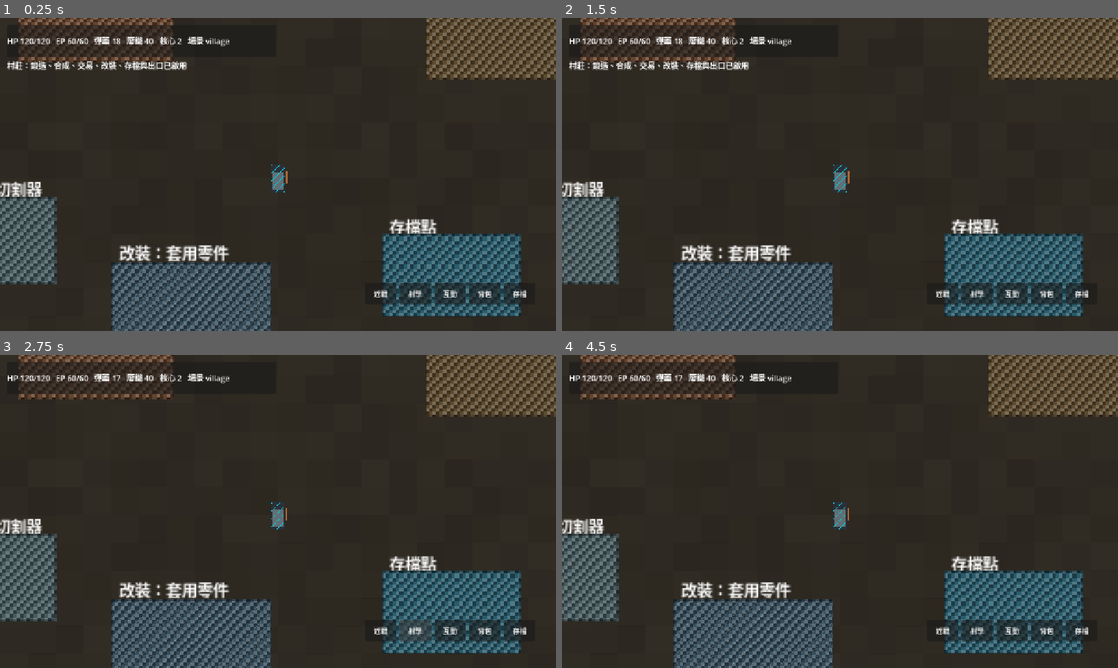
Above: before the commit, frames 1-4 (two rows, left to right).
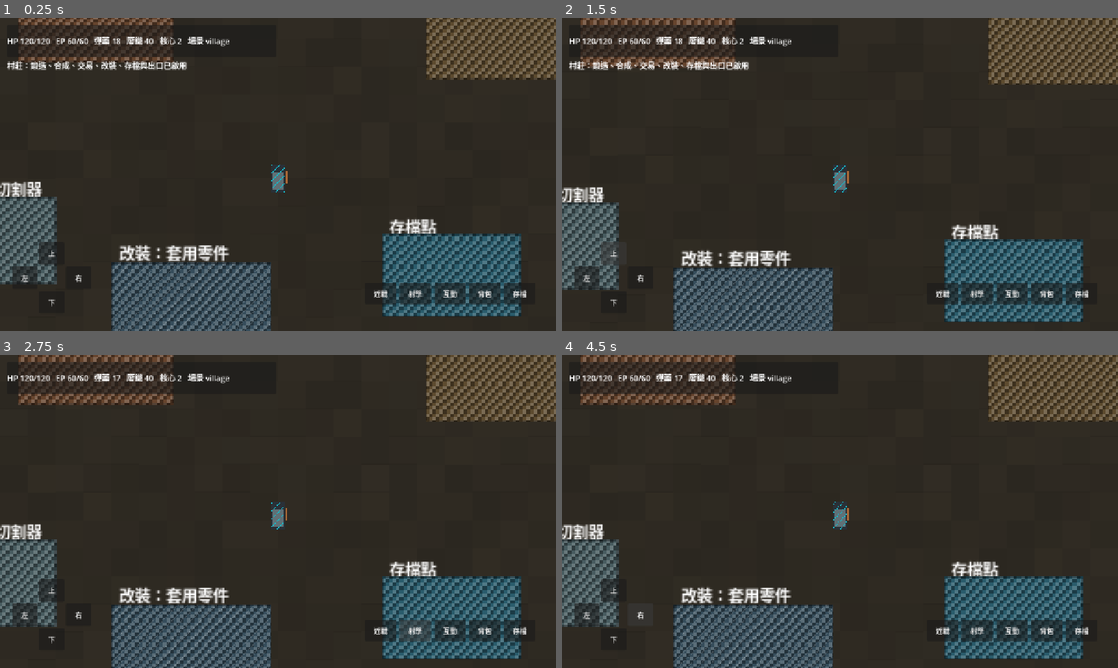
Above: after the commit, the same moments.

Repository: c112151127-ctrl/backmusuc
Game: Godot game, scene res://scenes/main/Main.tscn
Same seed, same stepped clock (60 frames per second), same inputs: the game is played once before the commit and once after it.
Inputs (mouse positions are in pixels of both pictures, inside the frame that each line leads up to):
- Up to frame 1 (0.25 s): no input
- Up to frame 2 (1.5 s): click "近戰" at 0.5 s; click (612, 252) at 1.25 s, where only the run after the commit has a clickable "上"
- Up to frame 3 (2.75 s): click "射擊" at 2 s
- Up to frame 4 (4.5 s): click (584, 614) at 2.75 s, where only the run after the commit has a clickable "左"; click "互動" at 3.5 s; click (639, 614) at 4.25 s, where only the run after the commit has a clickable "右"

The runs differ from the first frame. In frame 1, 0.3% of the frame differs, in the area x 2-15%, y 71-93%; in frame 2, 23%; in frame 3, 23%; in frame 4, 23%, in the area x 0-100%, y 0-100%.

Commit message:
Add touch movement controls

Diff:
--- a/scenes/ui/HUD.gd
+++ b/scenes/ui/HUD.gd
@@ -21,6 +21,7 @@
 
 func _build_hud() -> void:
 	var root := Control.new()
+	root.name = "HudRoot"
 	root.set_anchors_preset(Control.PRESET_FULL_RECT)
 	add_child(root)
 
@@ -53,7 +54,30 @@
 	inventory_list = VBoxContainer.new()
 	inventory_panel.add_child(inventory_list)
 
+	_add_touch_dpad(root)
+	_add_action_buttons(root)
+
+func _add_touch_dpad(root: Control) -> void:
+	var dpad := GridContainer.new()
+	dpad.name = "TouchMoveDPad"
+	dpad.columns = 3
+	dpad.position = Vector2(28, 516)
+	dpad.add_theme_constant_override("h_separation", 4)
+	dpad.add_theme_constant_override("v_separation", 4)
+	root.add_child(dpad)
+	_add_dpad_spacer(dpad)
+	_add_hold_button(dpad, "上", "move_up")
+	_add_dpad_spacer(dpad)
+	_add_hold_button(dpad, "左", "move_left")
+	_add_dpad_spacer(dpad)
+	_add_hold_button(dpad, "右", "move_right")
+	_add_dpad_spacer(dpad)
+	_add_hold_button(dpad, "下", "move_down")
+	_add_dpad_spacer(dpad)
+
+func _add_action_buttons(root: Control) -> void:
 	var touch_box := HBoxContainer.new()
+	touch_box.name = "TouchActionButtons"
 	touch_box.position = Vector2(840, 610)
 	touch_box.add_theme_constant_override("separation", 8)
 	root.add_child(touch_box)
@@ -63,16 +87,41 @@
 	_add_touch_button(touch_box, "背包", "open_inventory")
 	_add_touch_button(touch_box, "存檔", "save_game")
 
+func _add_dpad_spacer(parent: Control) -> void:
+	var spacer := Control.new()
+	spacer.custom_minimum_size = Vector2(58, 52)
+	parent.add_child(spacer)
+
+func _add_hold_button(parent: Control, label: String, action: String) -> void:
+	var button := Button.new()
+	button.text = label
+	button.custom_minimum_size = Vector2(58, 52)
+	button.add_to_group("touch_control")
+	button.add_to_group("touch_move_control")
+	button.set_meta("input_action", action)
+	button.button_down.connect(_hold_action.bind(action))
+	button.button_up.connect(_release_action.bind(action))
+	parent.add_child(button)
+
 func _add_touch_button(parent: Control, label: String, action: String) -> void:
 	var button := Button.new()
 	button.text = label
 	button.custom_minimum_size = Vector2(72, 48)
+	button.add_to_group("touch_control")
+	button.add_to_group("touch_action_control")
+	button.set_meta("input_action", action)
 	button.pressed.connect(_pulse_action.bind(action))
 	parent.add_child(button)
 
 func _pulse_action(action: String) -> void:
 	Input.action_press(action)
 	await get_tree().create_timer(0.08).timeout
+	Input.action_release(action)
+
+func _hold_action(action: String) -> void:
+	Input.action_press(action)
+
+func _release_action(action: String) -> void:
 	Input.action_release(action)
 
 func _refresh() -> void:
--- a/scripts/tests/VerticalSliceVerifier.gd
+++ b/scripts/tests/VerticalSliceVerifier.gd
@@ -29,6 +29,7 @@
 	_check_save_roundtrip()
 	_check_equipment_loop()
 	await _check_playable_core_loop()
+	await _check_touch_controls()
 	await _check_player_animation_contract()
 	await _check_projectile_pool_limit()
 	_finish()
@@ -142,6 +143,37 @@
 	instance.queue_free()
 	await get_tree().process_frame
 
+func _check_touch_controls() -> void:
+	GameState.reset_new_run(false)
+	var instance := VILLAGE_SCENE.instantiate()
+	add_child(instance)
+	await get_tree().process_frame
+	var required_actions: Array[String] = [
+		"move_up",
+		"move_down",
+		"move_left",
+		"move_right",
+		"attack_melee",
+		"attack_ranged",
+		"interact",
+		"open_inventory",
+		"save_game"
+	]
+	for action_name in required_actions:
+		_expect(InputMap.has_action(action_name), "input action exists: " + action_name)
+	var move_buttons := get_tree().get_nodes_in_group("touch_move_control")
+	var action_buttons := get_tree().get_nodes_in_group("touch_action_control")
+	_expect(move_buttons.size() >= 4, "touch controls include 4 movement buttons")
+	_expect(action_buttons.size() >= 5, "touch controls include 5 action buttons")
+	var seen_actions: Dictionary = {}
+	for button in move_buttons + action_buttons:
+		if button.has_meta("input_action"):
+			seen_actions[String(button.get_meta("input_action"))] = true
+	for action_name in required_actions:
+		_expect(seen_actions.has(action_name), "touch control maps action: " + action_name)
+	instance.queue_free()
+	await get_tree().process_frame
+
 func _check_player_animation_contract() -> void:
 	GameState.reset_new_run(false)
 	var instance := VILLAGE_SCENE.instantiate()
Not shown, changed: docs/PLAYTEST_CHECKLIST.md
Not shown, changed: docs/SRS_TRACEABILITY.md
